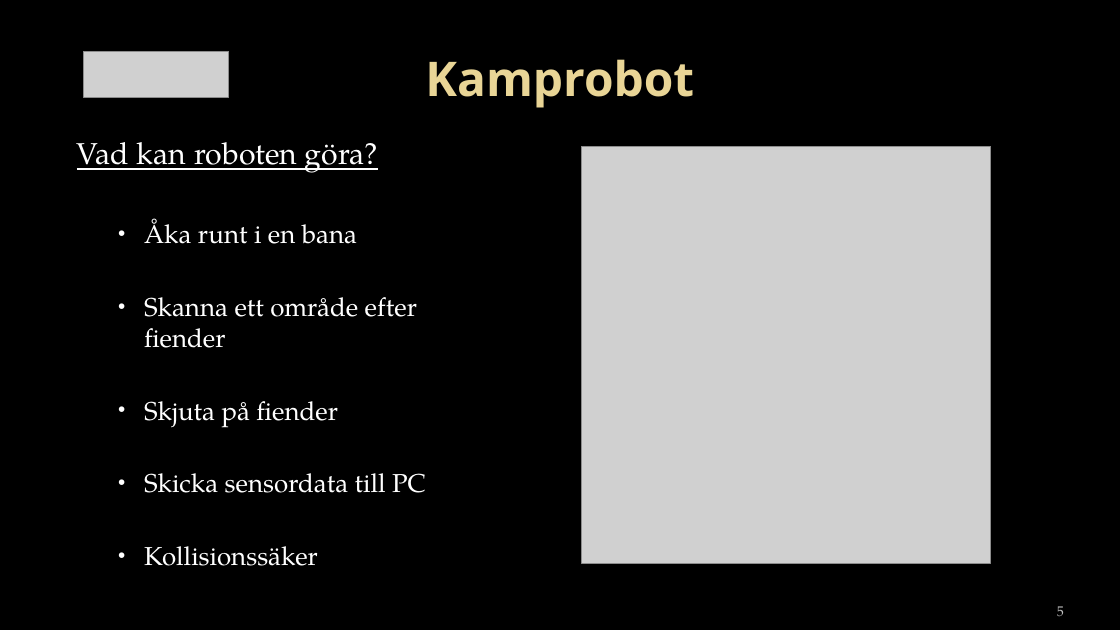
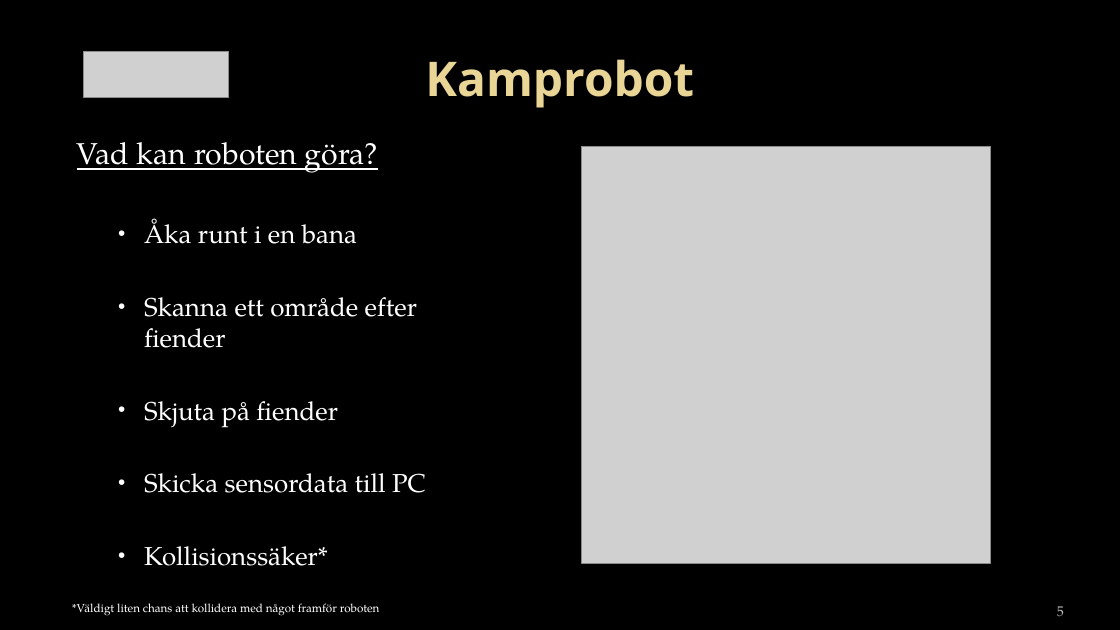
Before and after one commit to towni0/TSEA29---MrRobot, a slide deck: slide 5 of docs/TSEA29-presentation-v.01.pptx. Drawn at 1120x630 pixels with LibreOffice and Linux fonts; fonts in the diff are those of the drawing; grey boxes stand for pictures; background and template pictures are left out. Boxes give left, top, right and bottom in pixels: in the first picture for what was removed or moved away, otherwise in the second. Text is boxed around its words. In the diff, an @@ line names an element or a change of style, - is before the commit and + after.

Commit message:
presentationen

```diff
--- a/docs/TSEA29-presentation-v.01.pptx
+++ b/docs/TSEA29-presentation-v.01.pptx
@@ text at <box>144,546,328,566</box>: text changed @@
-  • Kollisionssäker
+  • Kollisionssäker*
@@ text added at <box>72,603,380,616</box>, 10 pt, text #FFFFFF @@
+*Väldigt liten chans att kollidera med något framför roboten
```
